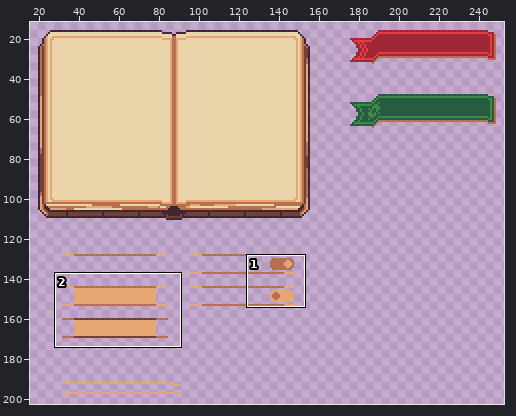
A pixel-art file gets an edit: assets/textures/base-book.aseprite. The first picture is a wide view before the edit; the outline marks the close-up.
Close-up. Before the commit:
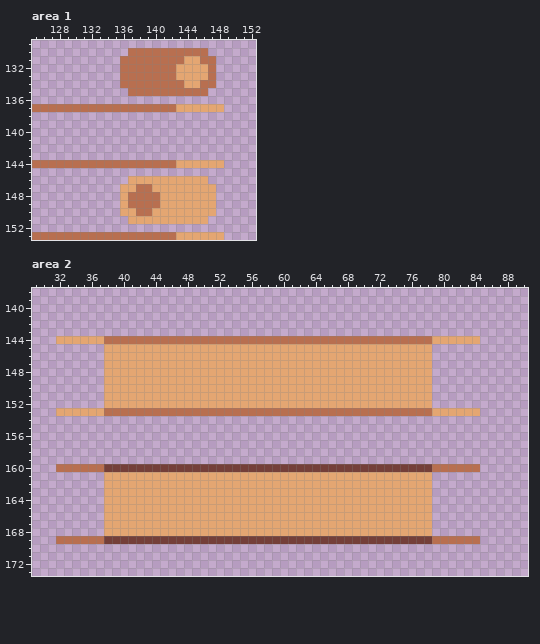
256x256 pixels, 1 frame. Shown: area 1: x 125..152, y 129..153; area 2: x 29..90, y 138..173. The wide view leaves out empty margins.
Now the later version:
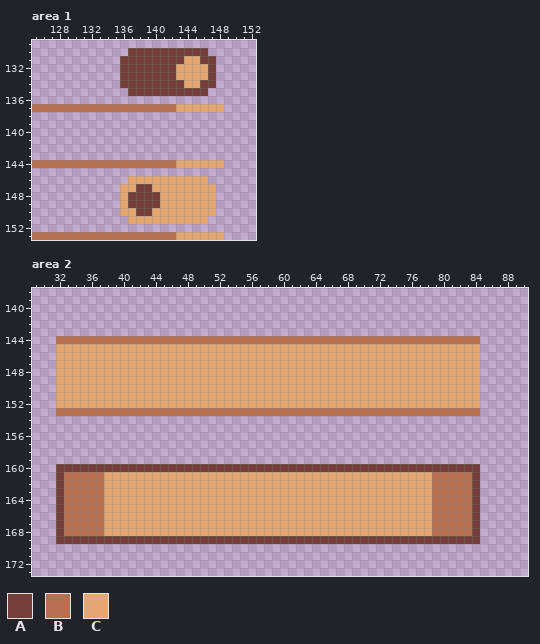
Palette (. is transparent): A #743f39  B #b86f50  C #e4a672
From old to new:
Area 1, layer "slider":
y 130: x 137..146 BBBBBBBBBB -> AAAAAAAAAA
y 131: x 136..143 BBBBBBBB -> AAAAAAAA; x 146..147 BB -> AA
y 132..133: x 136..142 BBBBBBB -> AAAAAAA; x 147 B -> A
y 134: x 136..143 BBBBBBBB -> AAAAAAAA; x 146..147 BB -> AA
y 135: x 137..146 BBBBBBBBBB -> AAAAAAAAAA
y 147: x 138..139 BB -> AA
y 148..149: x 137..140 BBBB -> AAAA
y 150: x 138..139 BB -> AA
Area 2, layer "buttons":
y 144: x 32..37 CCCCCC -> BBBBBB; x 79..84 CCCCCC -> BBBBBB
y 145..152: x 32..37 ...... -> CCCCCC; x 79..84 ...... -> CCCCCC
y 153: x 32..37 CCCCCC -> BBBBBB; x 79..84 CCCCCC -> BBBBBB
y 160: x 32..37 BBBBBB -> AAAAAA; x 79..84 BBBBBB -> AAAAAA
y 161..168: x 32..37 ...... -> ABBBBB; x 79..84 ...... -> BBBBBA
y 169: x 32..37 BBBBBB -> AAAAAA; x 79..84 BBBBBB -> AAAAAA
Changed places in both close-ups, as pixel boxes (x1, y1, x2, y2):
changed: (120, 48, 216, 96)
changed: (128, 184, 160, 216)
changed: (56, 336, 104, 416)
changed: (432, 336, 480, 416)
changed: (56, 464, 104, 544)
changed: (432, 464, 480, 544)
